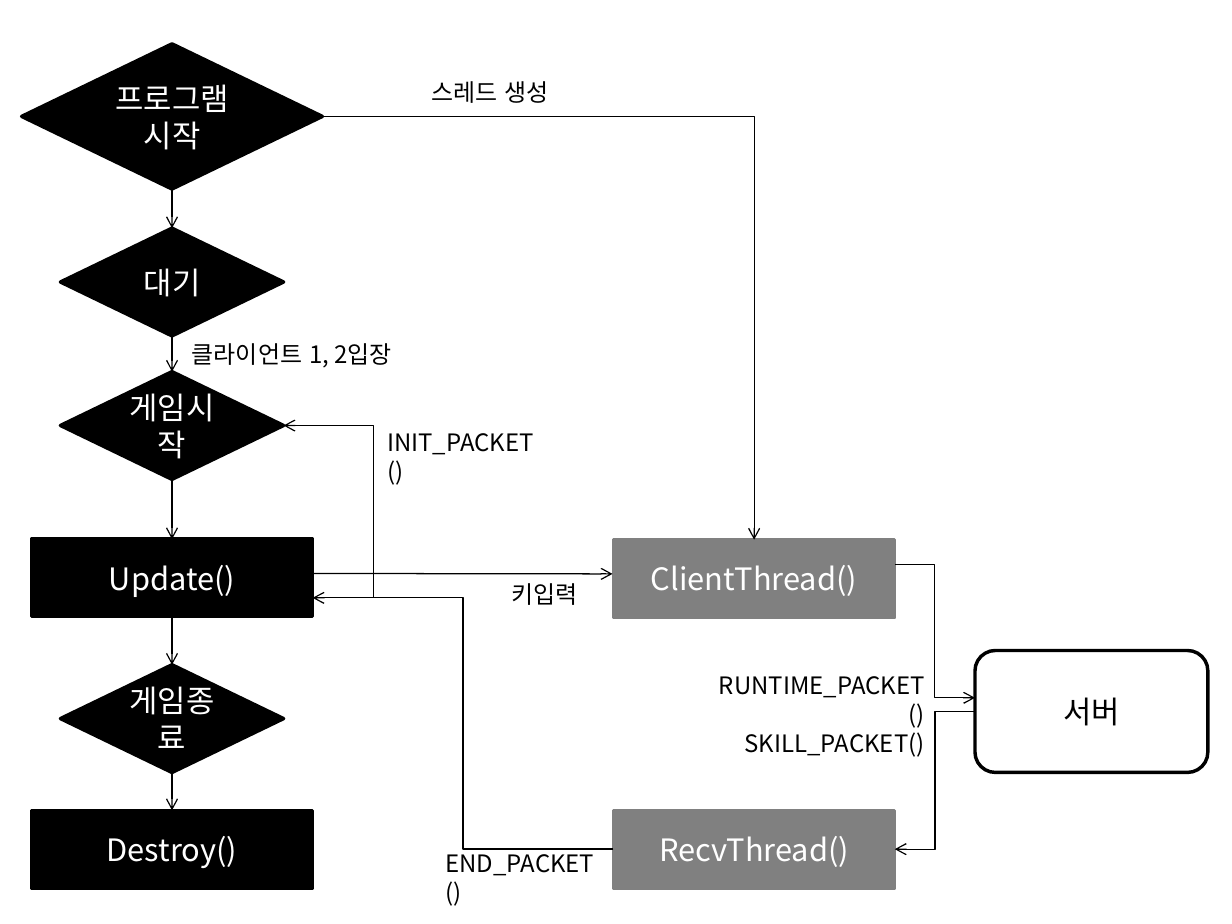
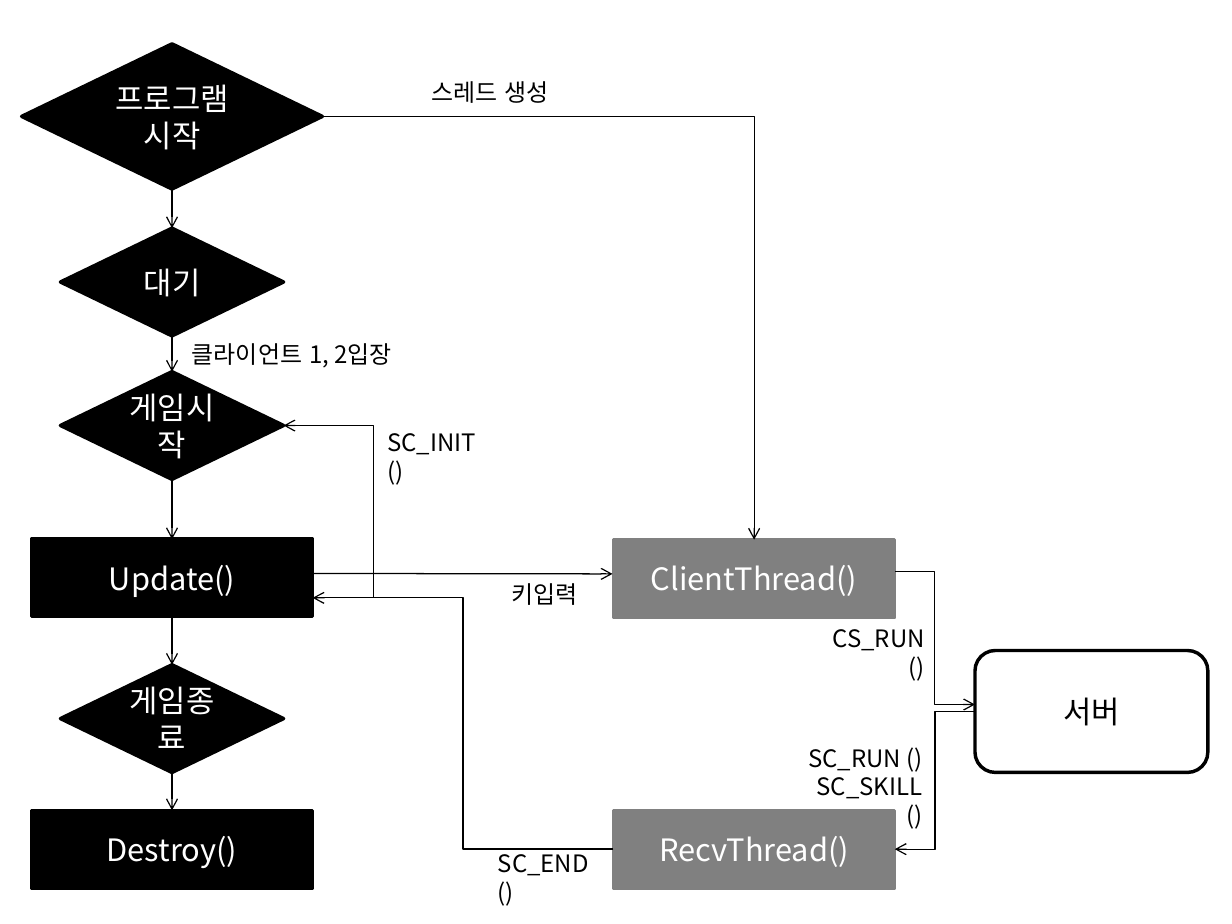
Before and after one commit to LeeWooSang/NGP_TeamProject, a slide deck: slide 1 of 설계도.pptx. Drawn at 1232x924 pixels with LibreOffice and Linux fonts; fonts in the diff are those of the drawing. Boxes give left, top, right and bottom in pixels: in the first picture for what was removed or moved away, otherwise in the second. Text is boxed around its words. In the diff, an @@ line names an element or a change of style, - is before the commit and + after.

```diff
--- a/설계도.pptx
+++ b/설계도.pptx
@@ text at bbox=[387, 433, 476, 455]: text changed @@
-INIT_PACKET()
+SC_INIT ()
@@ elbow arrow moved from (894, 565) - (975, 697) to (894, 572) - (975, 705) @@
@@ text at bbox=[833, 629, 925, 651]: text changed @@
-RUNTIME_PACKET()
-SKILL_PACKET()
+CS_RUN ()
@@ text added at bbox=[808, 749, 923, 799], 14 pt, text #000000 @@
+SC_RUN ()
+SC_SKILL ()
@@ text at bbox=[498, 848, 589, 876]: text changed @@
-END_PACKET()
+SC_END ()
```
Also in this commit, not shown: 1 other slide changed.
